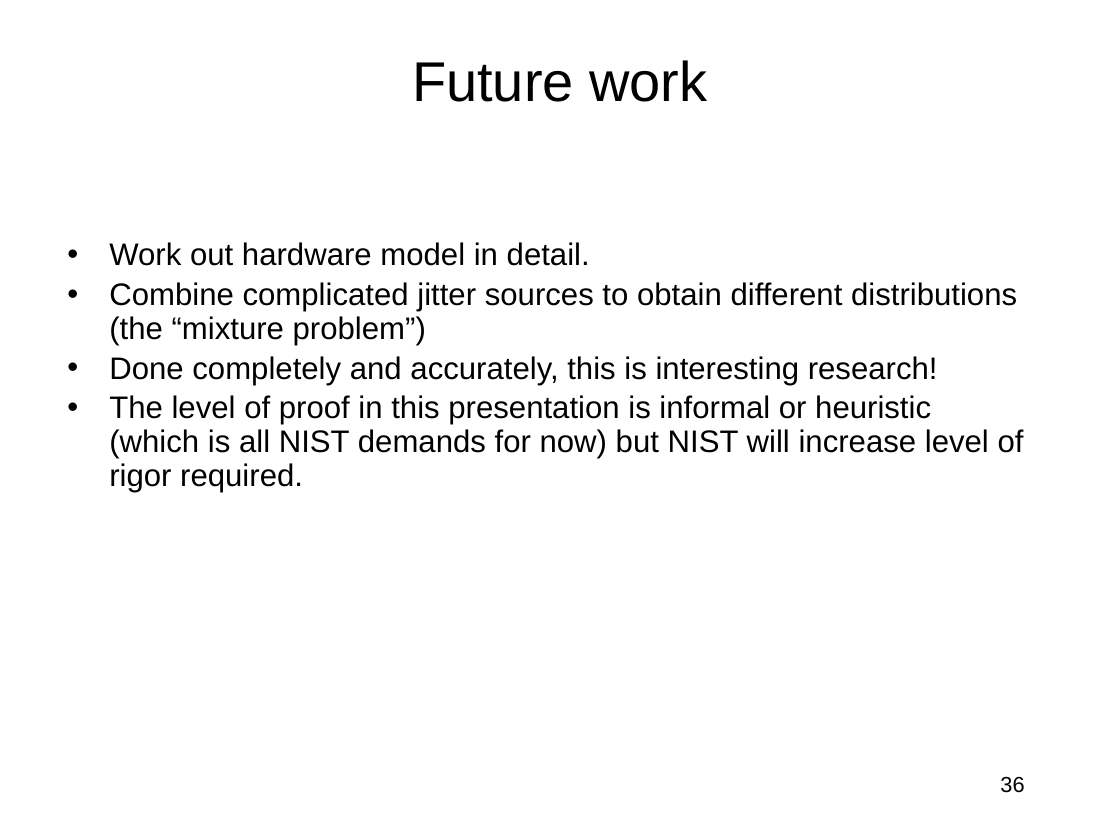
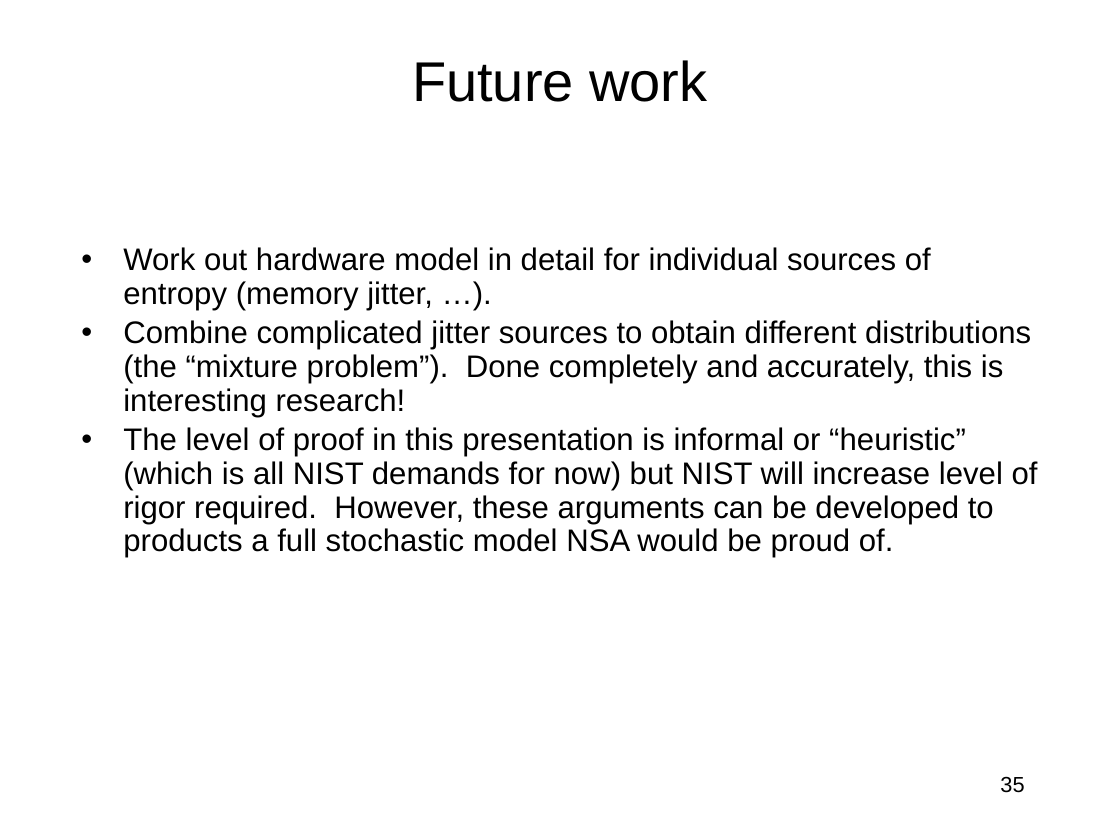
Before and after one commit to jlmucb/class_notes, a slide deck: slide 35 of BerkeleyClass/CS290Spring2013/Lectures/entropy_talk.pptx (slide 36 before the commit). Drawn at 1120x840 pixels with LibreOffice and Linux fonts; fonts in the diff are those of the drawing. Boxes give left, top, right and bottom in pixels: in the first picture for what was removed or moved away, otherwise in the second. Text is boxed around its words. In the diff, an @@ line names an element or a change of style, - is before the commit and + after.

```diff
--- a/BerkeleyClass/CS290Spring2013/Lectures/entropy_talk.pptx
+++ b/BerkeleyClass/CS290Spring2013/Lectures/entropy_talk.pptx
@@ text at [123,247,1038,558]: text changed @@
-• Work out hardware model in detail.
-• Combine complicated jitter sources to obtain different distributions (the “mixture problem”)
-• Done completely and accurately, this is interesting research!
-• The level of proof in this presentation is informal or heuristic (which is all NIST demands for now) but NIST will increase level of rigor required.
+• Work out hardware model in detail for individual sources of entropy (memory jitter, …).
+• Combine complicated jitter sources to obtain different distributions (the “mixture problem”). Done completely and accurately, this is interesting research!
+• The level of proof in this presentation is informal or “heuristic” (which is all NIST demands for now) but NIST will increase level of rigor required. However, these arguments can be developed to products a full stochastic model NSA would be proud of.
@@ page number at [1000,776,1024,793]: text changed @@
-36
+35
```
Also in this commit, not shown: 22 other slides changed, 2 slides added, 3 slides removed.
